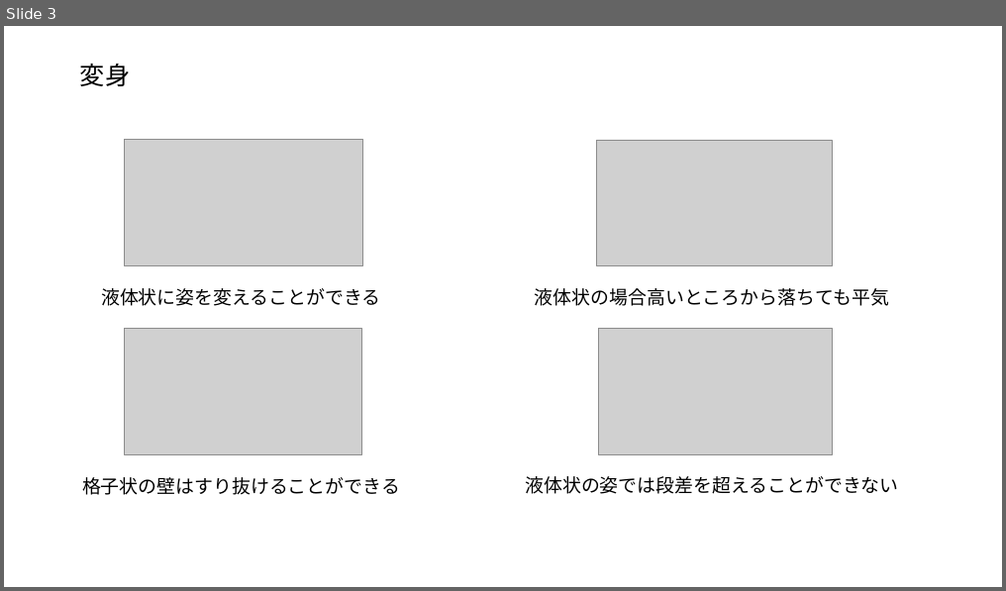
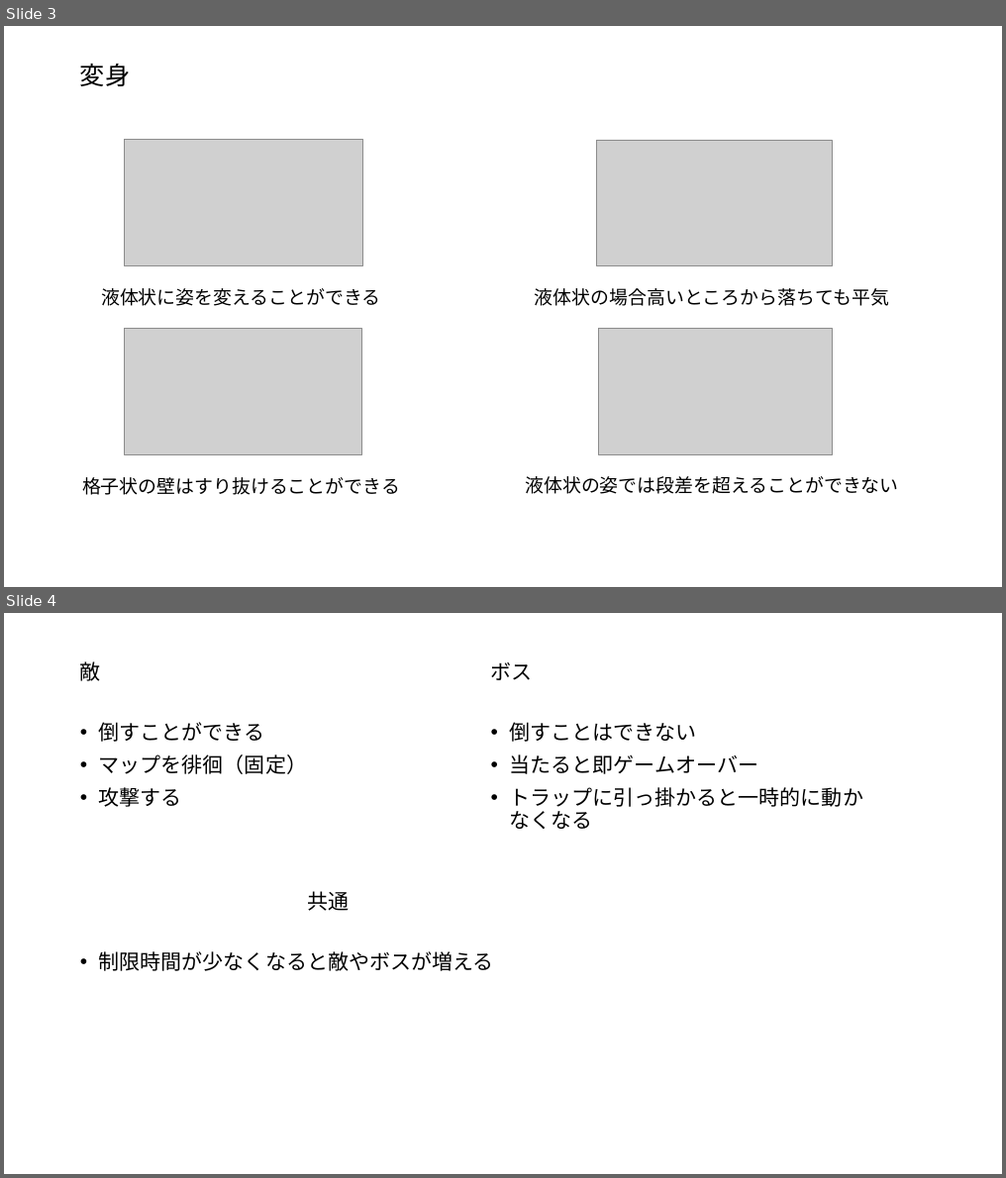
Before and after one commit to yuzasan/-, a slide deck: □□□ゲーム(仮).pptx. Shown one above the other, each under a label of ours: slide 3 before the commit, slides 3 and 4 after it. The pictures are 1006x591 and 1006x1178 pixels, drawn with LibreOffice and Linux fonts; fonts in the diff are those of the drawing; grey boxes stand for pictures. Boxes give left, top, right and bottom in pixels: in the first picture for what was removed or moved away, otherwise in the second. Text is boxed around its words. In the diff, an @@ line names an element or a change of style, - is before the commit and + after.

```diff
--- a/□□□ゲーム(仮).pptx
+++ b/□□□ゲーム(仮).pptx
@@ slide 4 added at [4, 613, 1002, 1174], background #FFFFFF @@
@@ title added at [80, 662, 101, 681], 20 pt, text #000000 @@
+敵
@@ text added at [491, 663, 533, 680], 20 pt, text #000000 @@
+ボス
@@ text added at [99, 722, 307, 807], 20 pt, text #000000 @@
+• 倒すことができる
+• マップを徘徊（固定）
+• 攻撃する
@@ text added at [510, 722, 864, 829], 20 pt, text #000000 @@
+• 倒すことはできない
+• 当たると即ゲームオーバー
+• トラップに引っ掛かると一時的に動かなくなる
@@ text added at [307, 891, 349, 911], 20 pt, text #000000 @@
+共通
@@ text added at [99, 952, 494, 971], 20 pt, text #000000 @@
+• 制限時間が少なくなると敵やボスが増える
```
Also in this commit, not shown: 1 slide changed, 1 other slide added, 1 other file.
